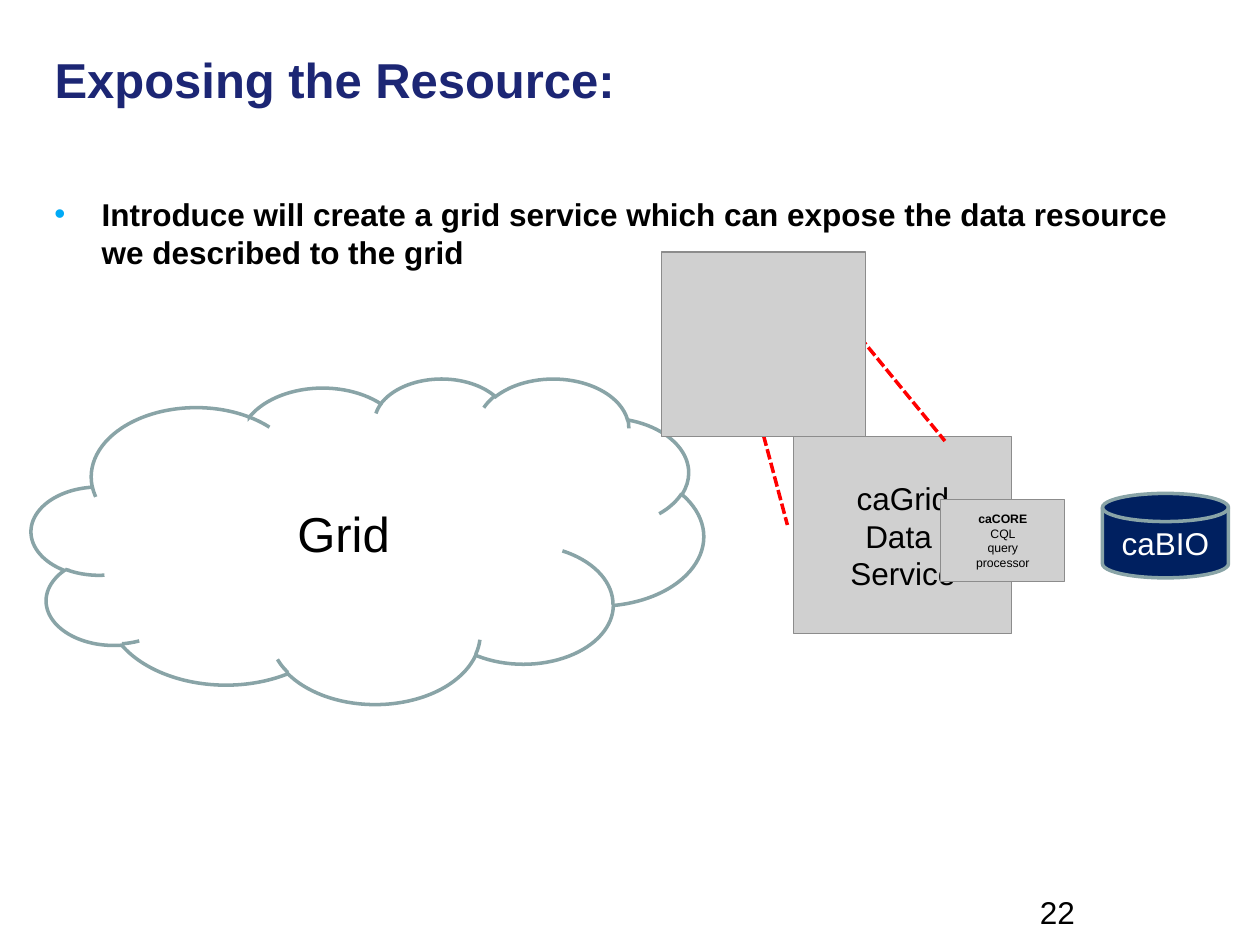
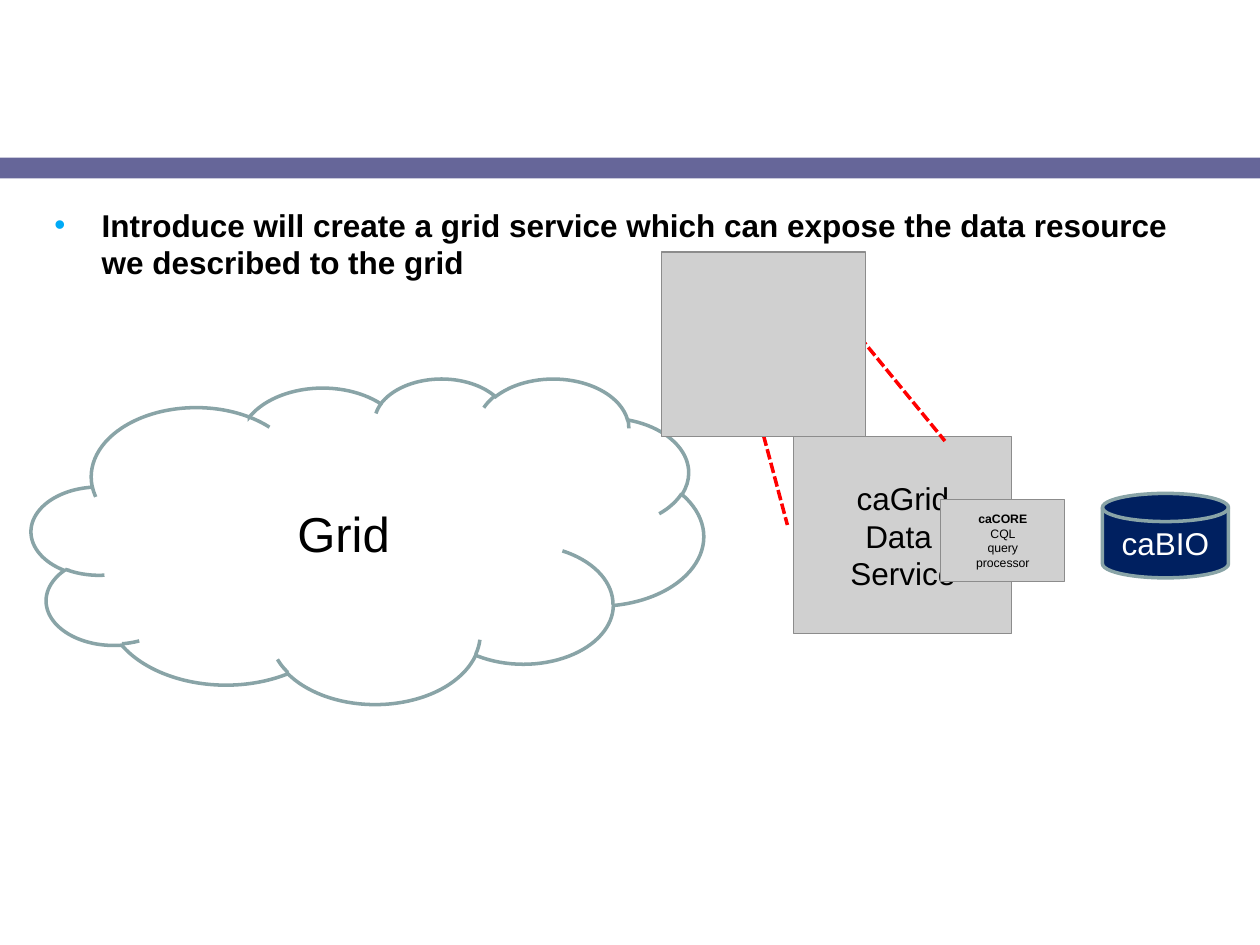
Before and after one commit to NCIP/cagrid-docs, a slide deck: slide 18 of presentations/2008_AnnualMeeting/breakouts/caGrid_Introduce.ppt (slide 22 before the commit). Drawn at 1260x945 pixels with LibreOffice and Linux fonts; fonts in the diff are those of the drawing; grey boxes stand for pictures; background and template pictures are left out. Boxes give left, top, right and bottom in pixels: in the first picture for what was removed or moved away, otherwise in the second. Text is boxed around its words. In the diff, an @@ line names an element or a change of style, - is before the commit and + after.

```diff
--- a/presentations/2008_AnnualMeeting/breakouts/caGrid_Introduce.ppt
+++ b/presentations/2008_AnnualMeeting/breakouts/caGrid_Introduce.ppt
@@ title "Exposing the Resource:" at (x1=42, y1=0, x2=987, y2=147): size 28 to 24 pt, text colour #1C2674 to #FFFFFF @@
@@ rounded rectangle added at (x1=0, y1=158, x2=1260, y2=179), fill #666699 @@
@@ text "Introduce will create a grid ..." moved from (x1=102, y1=203, x2=1167, y2=270) to (x1=102, y1=214, x2=1167, y2=280) @@
@@ page number removed at (x1=1040, y1=902, x2=1075, y2=924) @@
-22
```
Also in this commit, not shown: 36 other slides changed, 4 slides removed.
